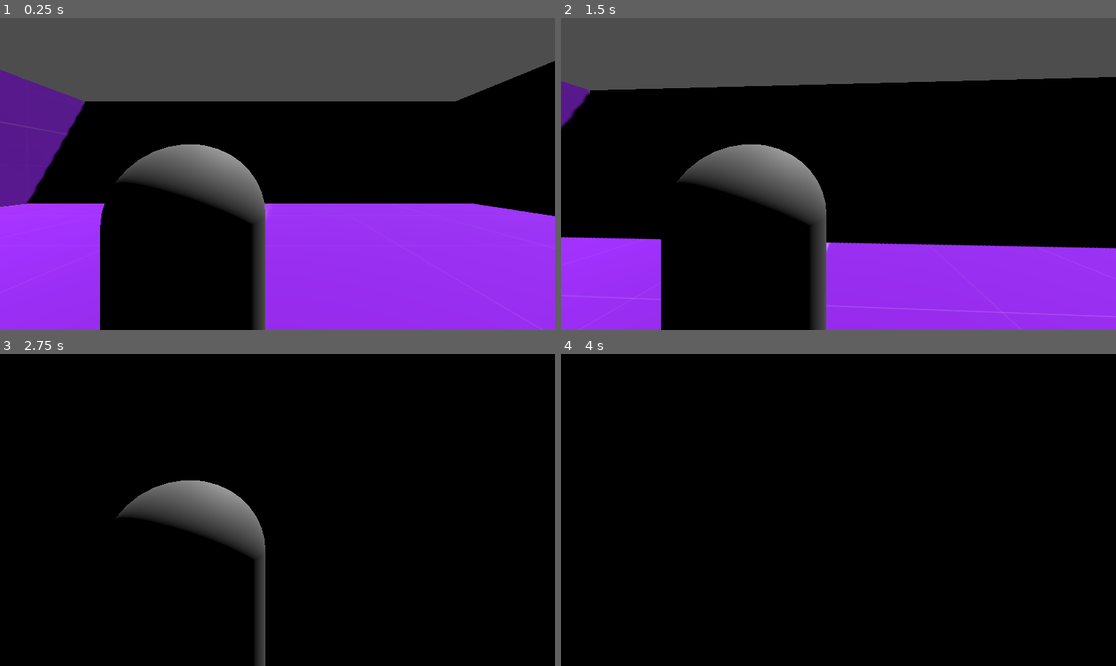
Above: before the commit, frames 1-4 (two rows, left to right).
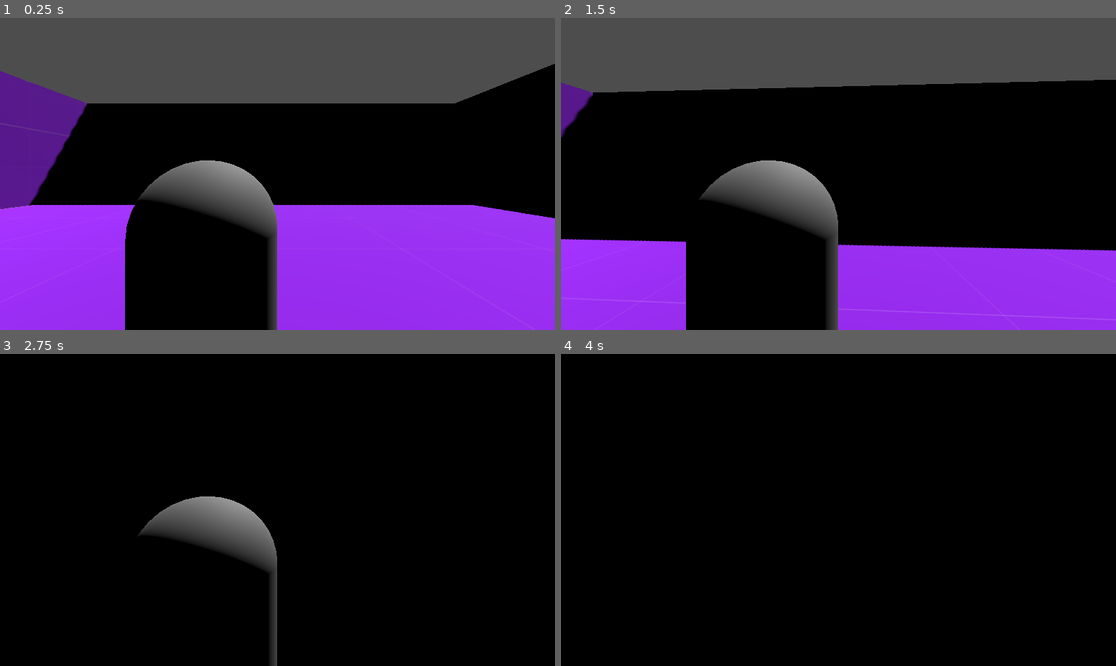
Above: after the commit, the same moments.

Repository: miksingsoju/ots-tps
Game: Godot game, scene res://World.tscn
Same seed, same stepped clock (60 frames per second), same inputs: the game is played once before the commit and once after it.
Inputs (mouse positions are in pixels of both pictures, inside the frame that each line leads up to):
- Up to frame 1 (0.25 s): no input
- Up to frame 2 (1.5 s): tap Enter at 0.5 s; move the mouse to (866, 174) at 0.52 s; hold Right mouse button (aim, bound only after the commit) 0.53-1.28 s; hold W (up) from 0.53 s (still down); tap Space (jump) at 0.77 s; move the mouse to (810, 174) at 1.27 s; right-click (810, 174) at 1.35 s
- Up to frame 3 (2.75 s): keep holding W (up); tap Space (jump) at 1.52 s; move the mouse to (288, 503) at 2.02 s; hold Right mouse button (aim, bound only after the commit) from 2.03 s (still down)
- Up to frame 4 (4 s): keep holding W (up); move the mouse to (832, 516) at 2.77 s; release Right mouse button (aim, bound only after the commit) at 2.78 s; right-click (832, 516) at 2.85 s; tap Space (jump) at 3.02, 3.5, 3.77 s; move the mouse to (877, 513) at 3.52 s; hold Right mouse button (aim, bound only after the commit) from 3.53 s (still down)

The runs differ from the first frame. In frame 1, 7.3% of the frame differs, in the area x 0-100%, y 13-100%; in frame 2, 7.1%; in frame 3, 3.8%; in frame 4, nothing differs.

Commit message:
add: camera switch

Diff:
--- a/camera_system.gd
+++ b/camera_system.gd
@@ -1,6 +1,11 @@
 extends Node3D
 
 @export var character: CharacterBody3D
+@export var edge_spring_arm: SpringArm3D
+var camera_alignment_speed: float = 0.2
+
+var camera_tween: Tween
+
 
 var camera_rotation: Vector2 = Vector2.ZERO
 var mouse_sensitivity: float = 0.001
@@ -19,6 +24,14 @@
 		var mouse_event: Vector2 = event.screen_relative * mouse_sensitivity
 		camera_look(mouse_event)
 
+	if event.is_action_pressed("swap_camera_alignment"):
+		swap_camera_alignment()
+
+	if event.is_action_pressed("aim"):
+		pass
+
+
+
 func camera_look(mouse_movement : Vector2) -> void:
 	camera_rotation += mouse_movement
 
@@ -29,3 +42,15 @@
 	character.rotate_object_local(Vector3(1,0,0), -camera_rotation.y)
 
 	camera_rotation.y = clamp(camera_rotation.y, -max_y_rotation, max_y_rotation)
+
+func enter_aim() -> void:
+	pass
+
+func swap_camera_alignment() -> void:
+	var new_pos: float = -edge_spring_arm.spring_length
+	set_rear_spring_arm_position(new_pos,camera_alignment_speed)
+func set_rear_spring_arm_position(pos: float, speed: float) -> void:
+	if camera_tween:
+		camera_tween.kill()
+	camera_tween = get_tree().create_tween()
+	camera_tween.tween_property(edge_spring_arm,"spring_length",pos,speed)
--- a/player.tscn
+++ b/player.tscn
@@ -6,6 +6,10 @@
 [sub_resource type="CapsuleShape3D" id="CapsuleShape3D_sh265"]
 
 [sub_resource type="CapsuleMesh" id="CapsuleMesh_4flbx"]
+
+[sub_resource type="SphereShape3D" id="SphereShape3D_onrkg"]
+
+[sub_resource type="SphereShape3D" id="SphereShape3D_i3pqv"]
 
 [node name="Player" type="CharacterBody3D"]
 script = ExtResource("1_4flbx")
@@ -16,9 +20,21 @@
 [node name="MeshInstance3D" type="MeshInstance3D" parent="."]
 mesh = SubResource("CapsuleMesh_4flbx")
 
-[node name="Camera System" type="Node3D" parent="." node_paths=PackedStringArray("character")]
+[node name="Camera System" type="Node3D" parent="." node_paths=PackedStringArray("character", "edge_spring_arm")]
+transform = Transform3D(1, 0, 0, 0, 1, 0, 0, 0, 1, 0, 0.76003253, 0)
 script = ExtResource("2_onrkg")
 character = NodePath("..")
+edge_spring_arm = NodePath("Edge Spring Arm")
 
-[node name="Camera3D" type="Camera3D" parent="Camera System"]
+[node name="Edge Spring Arm" type="SpringArm3D" parent="Camera System"]
+transform = Transform3D(-4.371139e-08, 0, 1, 0, 1, 0, -1, 0, -4.371139e-08, 0, 0.13953006, 0)
+shape = SubResource("SphereShape3D_onrkg")
+spring_length = 0.5
+
+[node name="Rear Spring Arm" type="SpringArm3D" parent="Camera System/Edge Spring Arm"]
+transform = Transform3D(-4.371139e-08, 0, -1, 0, 1, 0, 1, 0, -4.371139e-08, 0, 0, 0)
+shape = SubResource("SphereShape3D_i3pqv")
+spring_length = 1.5
+
+[node name="Camera3D" type="Camera3D" parent="Camera System/Edge Spring Arm/Rear Spring Arm"]
 transform = Transform3D(1, 0, 0, 0, 1, 0, 0, 0, 1, 0.58511394, 0.7955173, 1.4299698)
--- a/project.godot
+++ b/project.godot
@@ -42,6 +42,16 @@
 "events": [Object(InputEventKey,"resource_local_to_scene":false,"resource_name":"","device":-1,"window_id":0,"alt_press …(191 unchanged characters)…
 ]
 }
+aim={
+"deadzone": 0.2,
+"events": [Object(InputEventMouseButton,"resource_local_to_scene":false,"resource_name":"","device":-1,"window_id":0,"alt_pressed":false,"shift_pressed":false,"ctrl_pressed":false,"meta_pressed":false,"button_mask":2,"position":Vector2(388, 33),"global_position":Vector2(407, 129),"factor":1.0,"button_index":2,"canceled":false,"pressed":true,"double_click":false,"script":null)
+]
+}
+swap_camera_alignment={
+"deadzone": 0.2,
+"events": [Object(InputEventMouseButton,"resource_local_to_scene":false,"resource_name":"","device":-1,"window_id":0,"alt_pressed":false,"shift_pressed":false,"ctrl_pressed":false,"meta_pressed":false,"button_mask":128,"position":Vector2(406, 8),"global_position":Vector2(425, 104),"factor":1.0,"button_index":8,"canceled":false,"pressed":true,"double_click":false,"script":null)
+]
+}
 
 [layer_names]
 
Not shown: 1 places in player.tscn that only renumber resources
